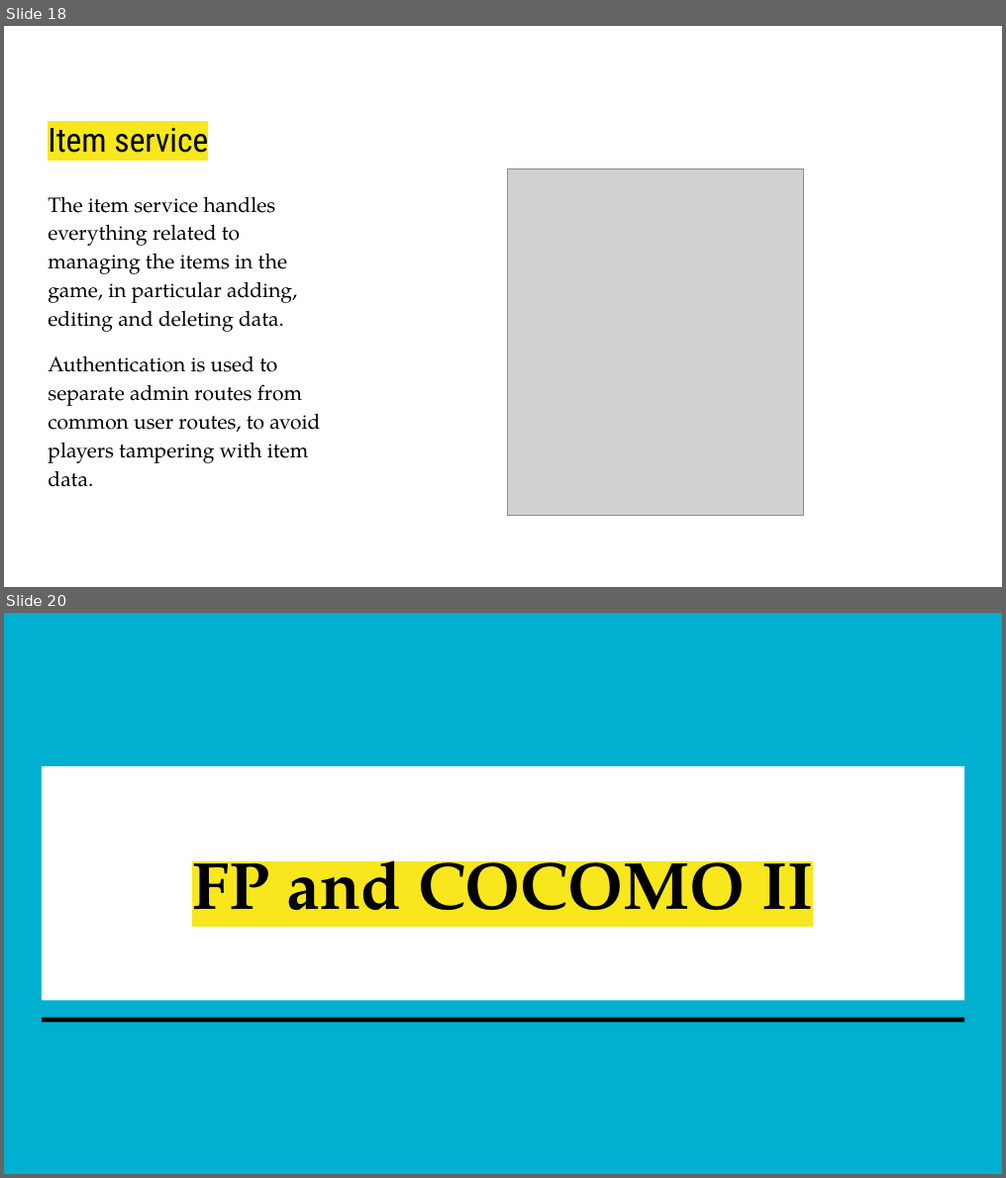
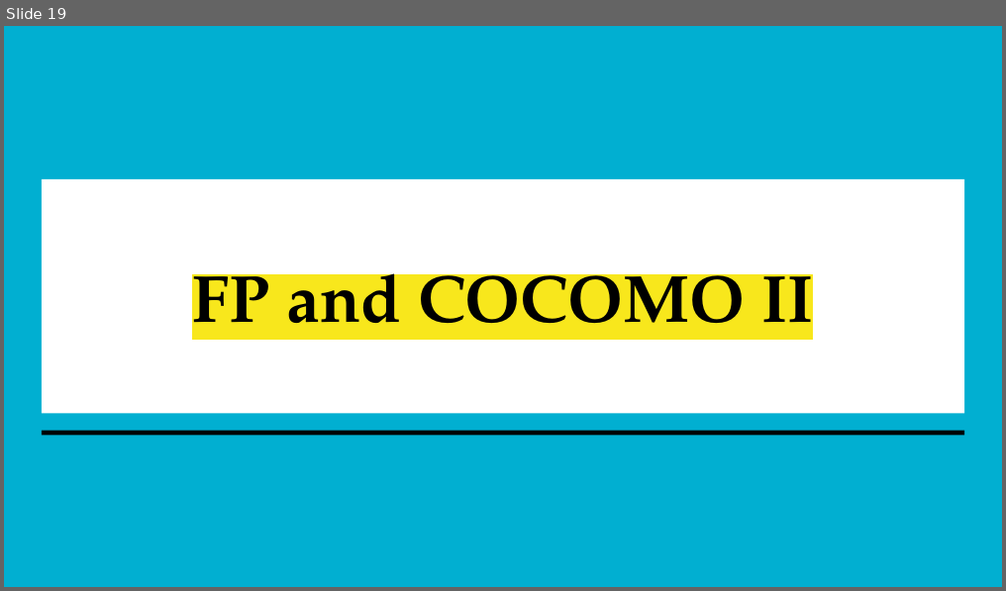
Before and after one commit to ceciliaagosta/1850965_Labmon, a slide deck: Booklet/Labmon.pptx. Shown one above the other, each under a label of ours: slides 18 and 20 before the commit, slide 19 after it; the slides between them are not shown. The pictures are 1006x1178 and 1006x591 pixels, drawn with LibreOffice and Linux fonts; fonts in the diff are those of the drawing; grey boxes stand for pictures. Boxes give left, top, right and bottom in pixels: in the first picture for what was removed or moved away, otherwise in the second. Text is boxed around its words. In the diff, an @@ line names an element or a change of style, - is before the commit and + after.

```diff
--- a/Booklet/Labmon.pptx
+++ b/Booklet/Labmon.pptx
@@ slide 18 removed at (4, 26, 1002, 587), background #FFFFFF @@
@@ title removed at (48, 128, 208, 153) @@
-Item service
@@ picture removed at (507, 169, 803, 516) @@
@@ text removed at (48, 196, 320, 487) @@
-The item service handles everything related to managing the items in the game, in particular adding, editing and deleting data.
-Authentication is used to separate admin routes from common user routes, to avoid players tampering with item data.
@@ what was slide 20 is now slide 19 @@
```
Also in this commit, not shown: 4 slides changed.
